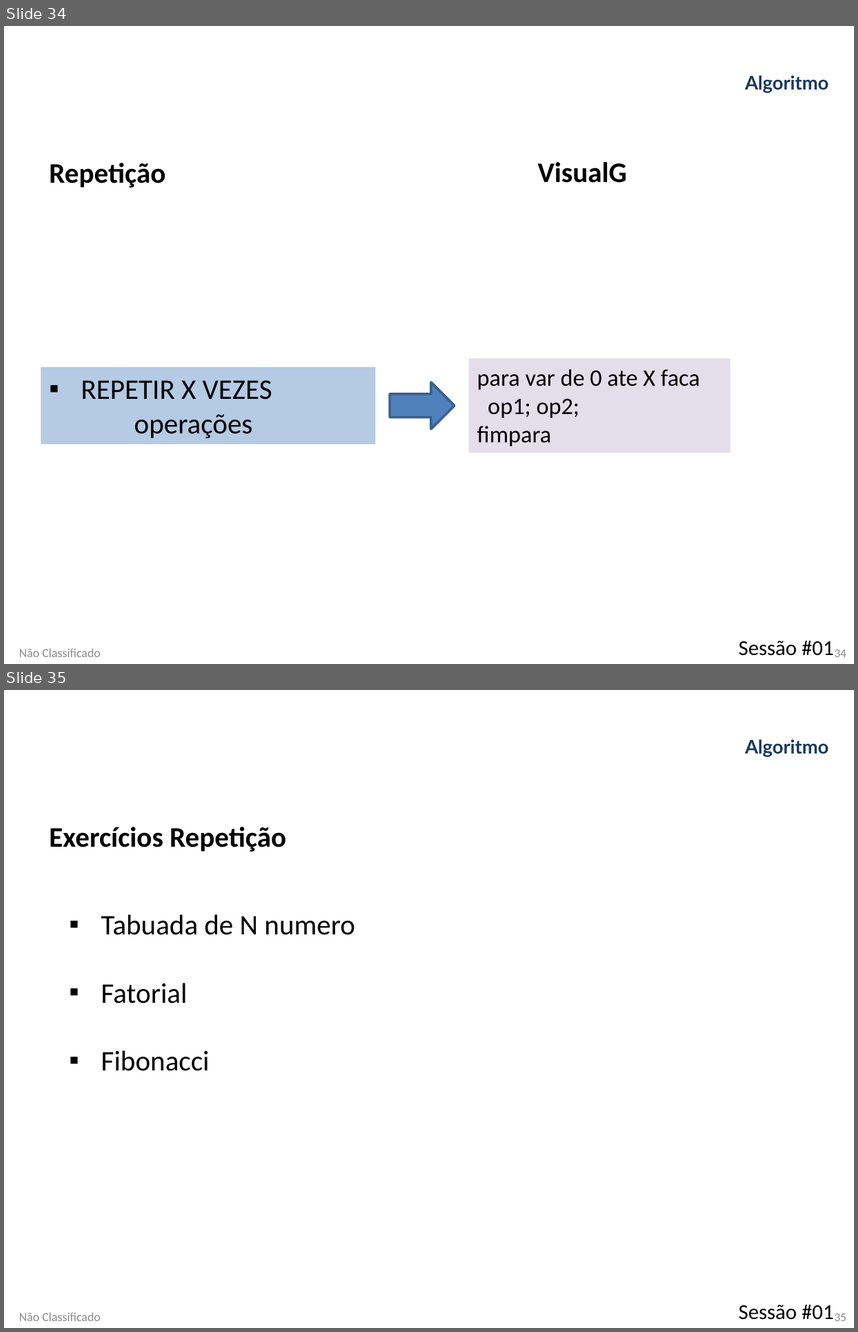
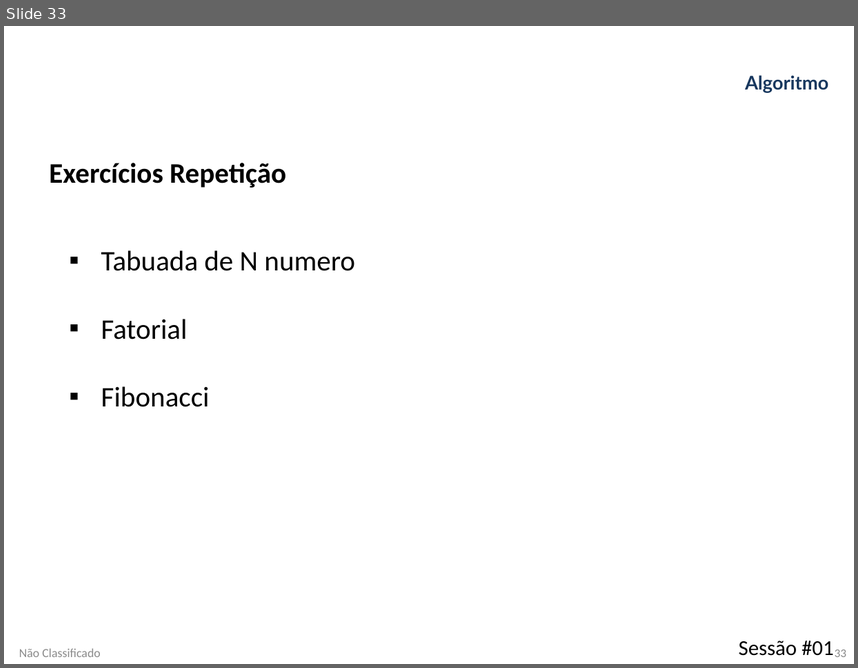
Before and after one commit to RibeiroETA08/EKP01_21_22, a slide deck: Apresentacoes/UFCD 0804- Algoritmos/Algoritmos 1.pptx. Shown one above the other, each under a label of ours: slides 34 and 35 before the commit, slide 33 after it. The pictures are 858x1332 and 858x668 pixels, drawn with LibreOffice and Linux fonts; fonts in the diff are those of the drawing; background and template pictures are left out. Boxes give left, top, right and bottom in pixels: in the first picture for what was removed or moved away, otherwise in the second. Text is boxed around its words. In the diff, an @@ line names an element or a change of style, - is before the commit and + after.

Commit message:
add cronograma
update algoritmos

```diff
--- a/Apresentacoes/UFCD 0804- Algoritmos/Algoritmos 1.pptx
+++ b/Apresentacoes/UFCD 0804- Algoritmos/Algoritmos 1.pptx
@@ slide 34 removed at bbox=[4, 26, 854, 664], background picture (left out) @@
@@ text removed at bbox=[745, 75, 829, 93] @@
-Algoritmo
@@ text removed at bbox=[49, 163, 165, 187] @@
-Repetição
@@ text removed at bbox=[538, 162, 627, 183] @@
-VisualG
@@ rectangle removed at bbox=[41, 367, 375, 444] @@
-▪ REPETIR X VEZES
-operações
@@ rectangle removed at bbox=[469, 359, 731, 452] @@
-para var de 0 ate X faca
-op1; op2;
-fimpara
@@ right arrow removed at bbox=[390, 382, 455, 429] @@
@@ text removed at bbox=[739, 640, 834, 655] @@
-Sessão #01
@@ text removed at bbox=[19, 648, 100, 657] @@
-Não Classificado
@@ page number removed at bbox=[835, 649, 846, 657] @@
-34
@@ what was slide 35 is now slide 33 @@
@@ page number at bbox=[835, 649, 846, 657]: text changed @@
-35
+33
```
Also in this commit, not shown: 2 slides changed, 1 slide added, 4 other slides removed, 2 other files.
